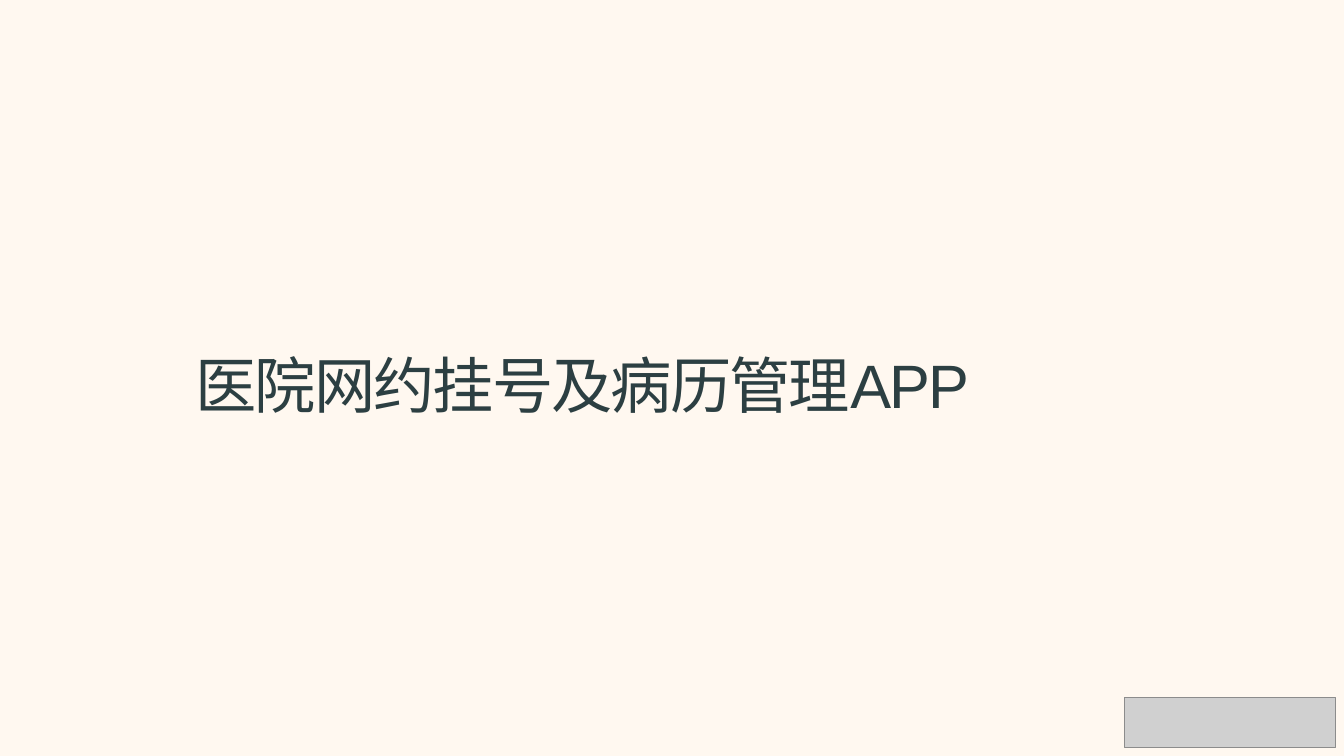
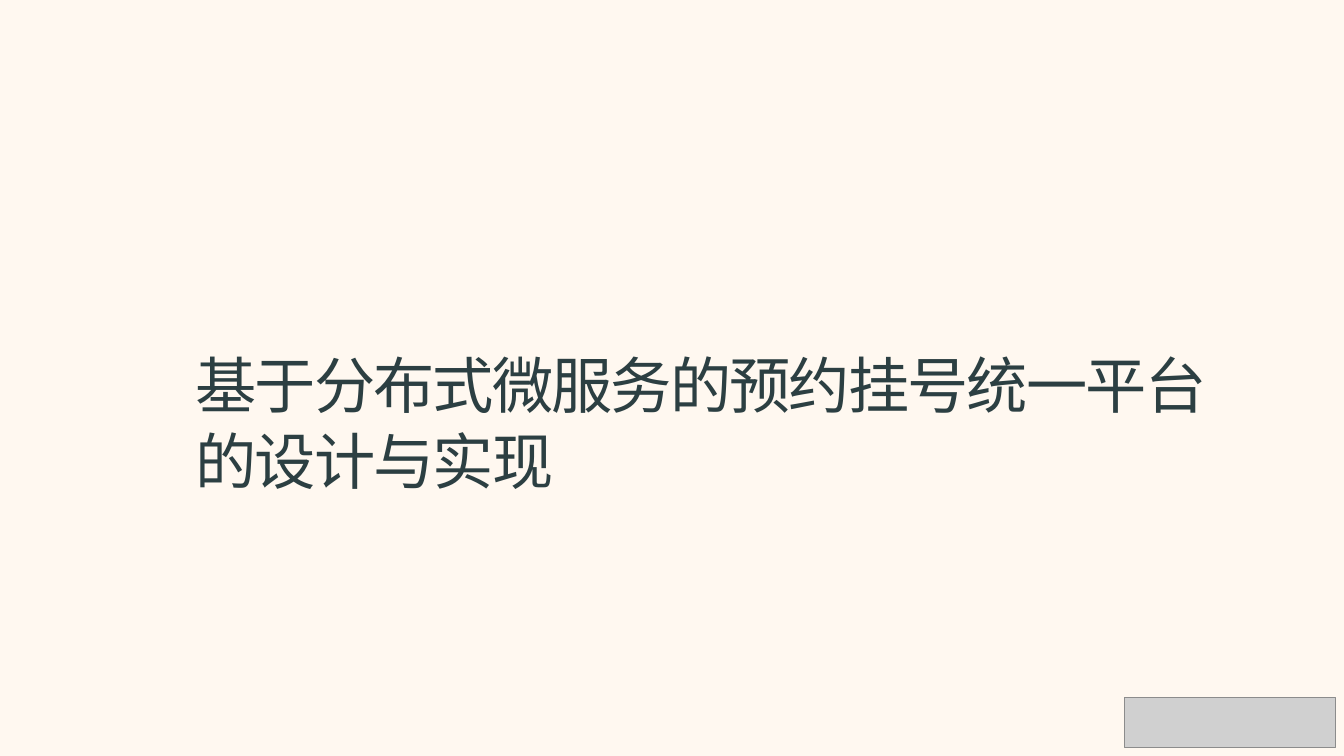
Before and after one commit to xftxyz2001/doctorarrival, a slide deck: slide 1 of doc/开题报告/开题报告.pptx. Drawn at 1344x756 pixels with LibreOffice and Linux fonts; fonts in the diff are those of the drawing; grey boxes stand for pictures. Boxes give left, top, right and bottom in pixels: in the first picture for what was removed or moved away, otherwise in the second. Text is boxed around its words. In the diff, an @@ line names an element or a change of style, - is before the commit and + after.

```diff
--- a/doc/开题报告/开题报告.pptx
+++ b/doc/开题报告/开题报告.pptx
@@ text at (195,356,1206,489): text changed @@
-医院网约挂号及病历管理APP
+基于分布式微服务的预约挂号统一平台
+的设计与实现
```
Also in this commit, not shown: 4 other slides changed, 4 other files.
